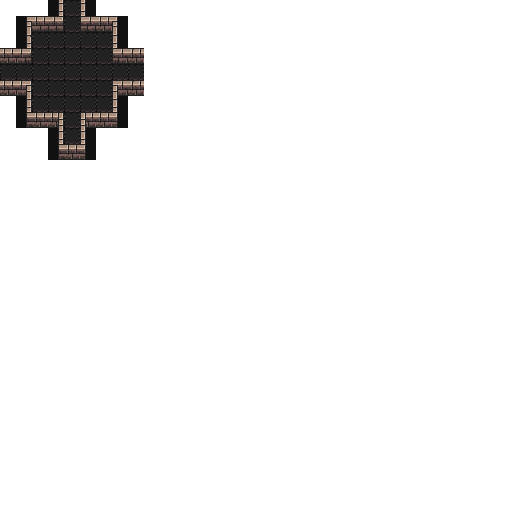
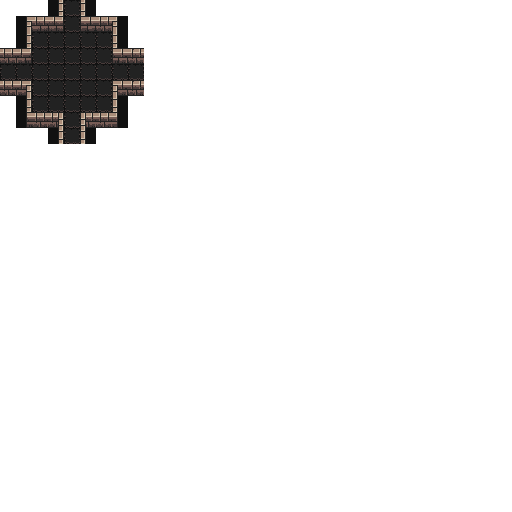
Layered file, before and after one edit (512 x 512). Changes by layer:
painted on "Слой 37" over [30, 36, 96, 160]
